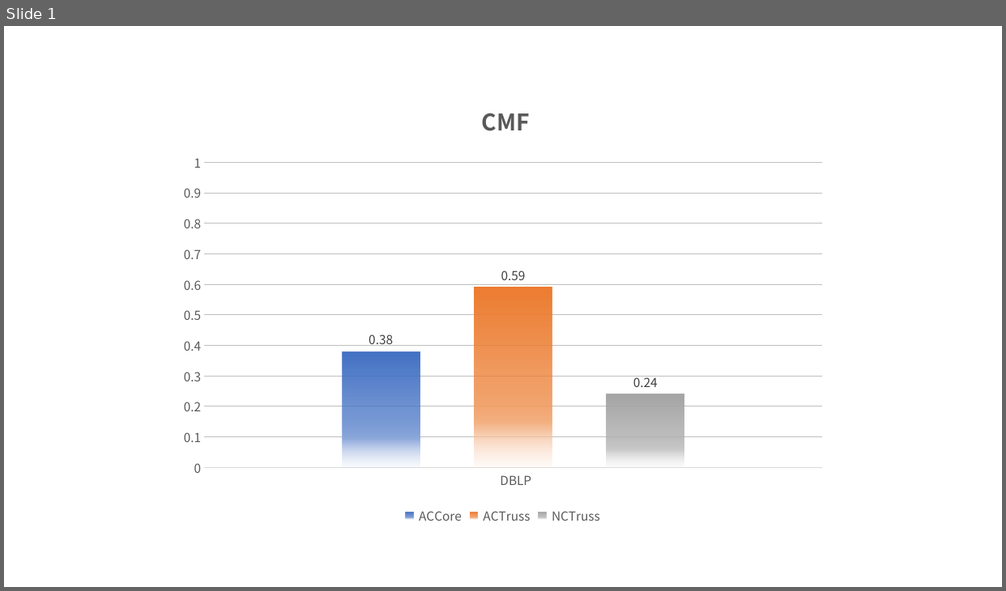
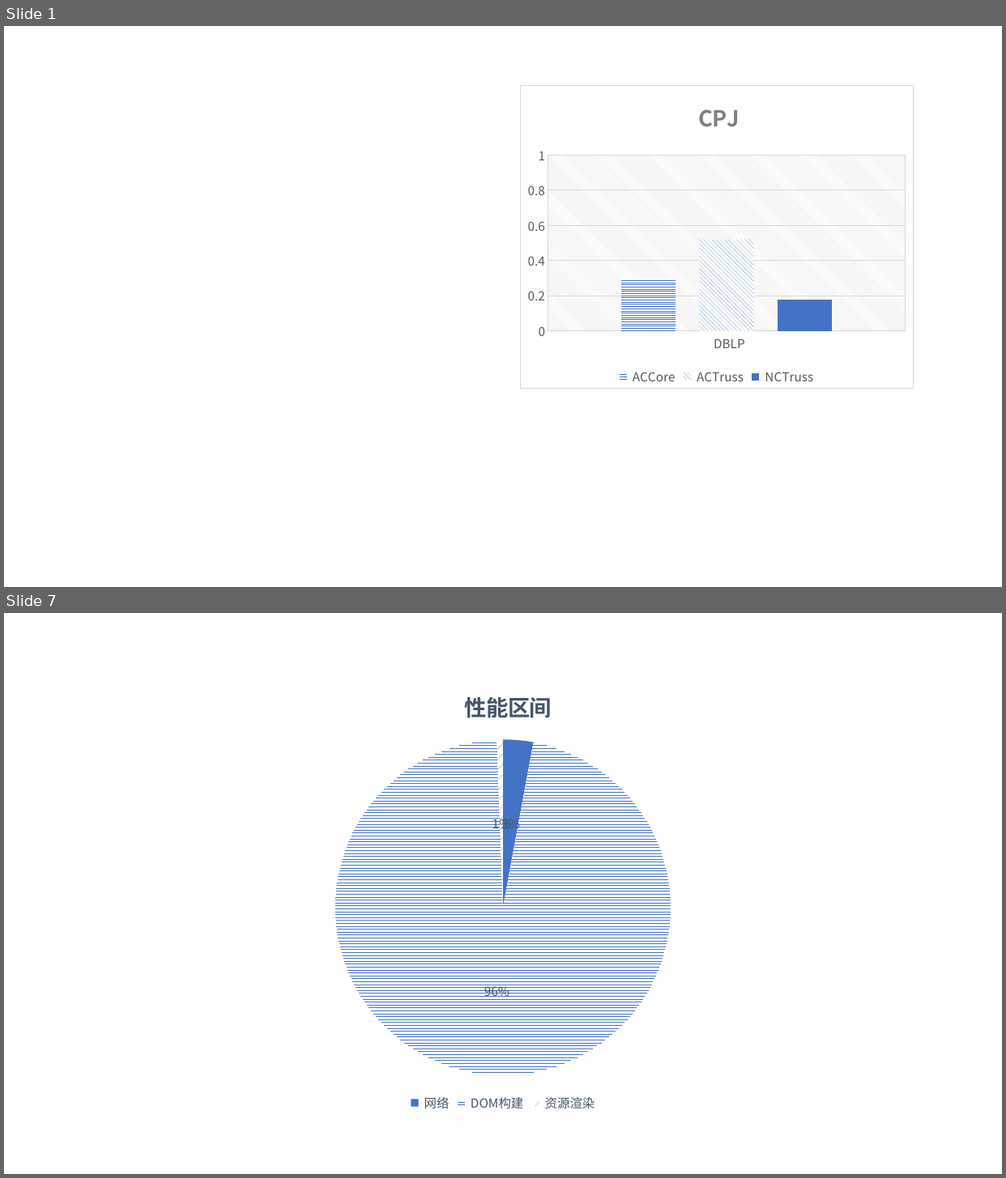
Before and after one commit to chendaye/paper, a slide deck: chart.pptx. Shown one above the other, each under a label of ours: slide 1 before the commit, slides 1 and 7 after it; the slides between them are not shown. The pictures are 1006x591 and 1006x1178 pixels, drawn with LibreOffice and Linux fonts; fonts in the diff are those of the drawing. Boxes give left, top, right and bottom in pixels: in the first picture for what was removed or moved away, otherwise in the second. Text is boxed around its words. In the diff, an @@ line names an element or a change of style, - is before the commit and + after.

Commit message:
性能测试完成

```diff
--- a/chart.pptx
+++ b/chart.pptx
@@ slide 7 added at [4,613,1002,1174], background #FFFFFF @@
@@ pie chart added at [170,672,836,1116] @@
+title "  性能区间"
+categories: 1, 2, 3
+  性能区间: 3, 96, 1
@@ slide 1 changed as well @@
@@ column chart at [520,85,914,389] @@
@@ title " CMF " to " CPJ " @@
@@  ACCore,   DBLP: 0.38 to 0.3 @@
@@ colour of  ACCore gradient #4472C4 to #8FAADC to #DAE3F3 to pattern #4472C4 on #FFFFFF @@
@@ data labels of  ACCore removed @@
@@  ACTruss,   DBLP: 0.59 to 0.52 @@
@@ colour of  ACTruss gradient #ED7D31 to #F4B183 to #FBE5D6 to pattern #4472C4 on #FFFFFF @@
@@ data labels of  ACTruss removed @@
@@  NCTruss,   DBLP: 0.24 to 0.18 @@
@@ colour of  NCTruss gradient #A5A5A5 to #C9C9C9 to #EDEDED to pattern #4472C4 on #FFFFFF @@
@@ data labels of  NCTruss removed @@
@@ category axis changed @@
@@ value axis changed @@
@@ bar spacing changed @@
@@ background changed @@
@@ border changed @@
@@ column chart: place and size @@
-column chart at [170,85,836,529]
+column chart at [520,85,914,389]
```
Also in this commit, not shown: 5 other slides added, 1 other file.
